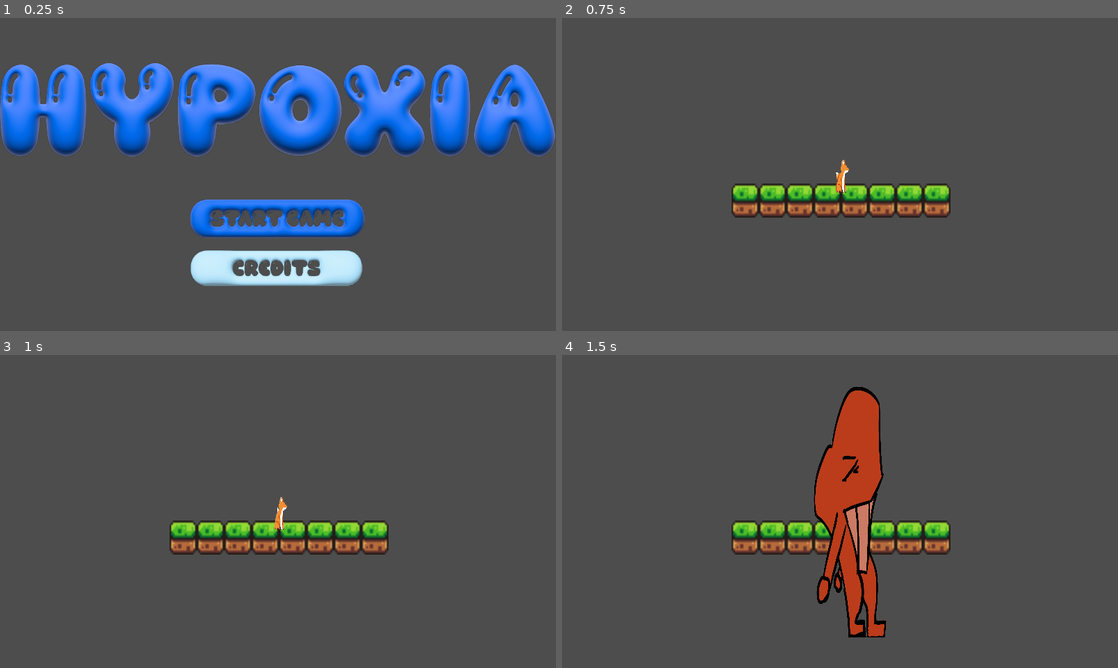
Above: before the commit, frames 1-4 (two rows, left to right).
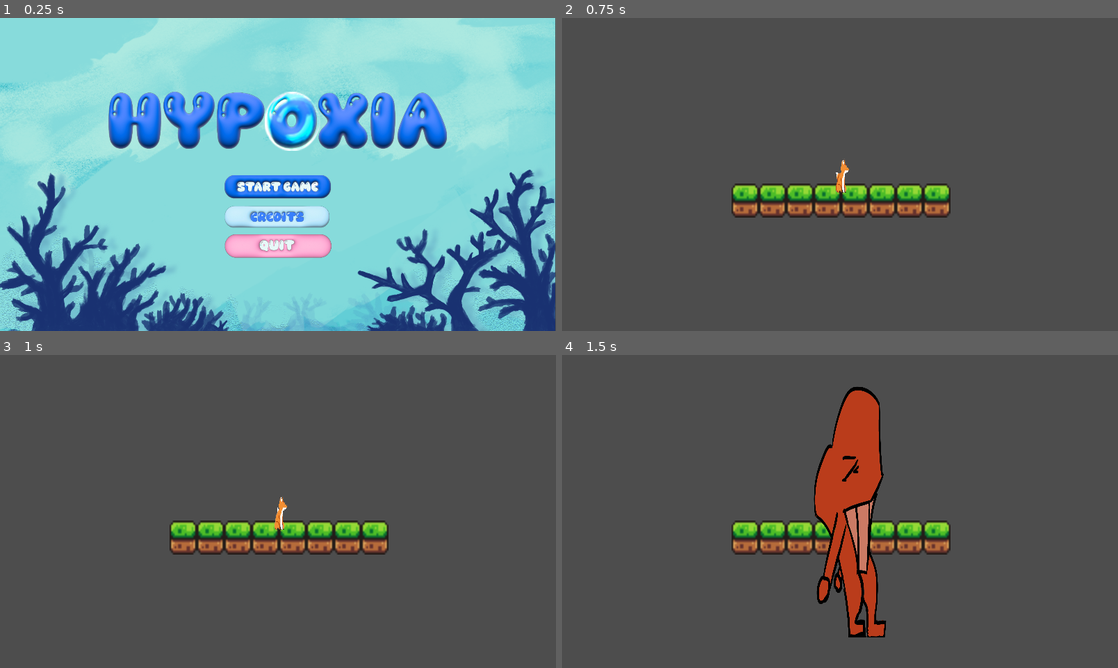
Above: after the commit, the same moments.

Repository: Tonevanda/hypoxia
Game: Godot game, scene res://scenes/titlescreen.tscn
Two runs of this game, one before a commit and one after it. Both use one fixed random seed, a clock stepped at 60 frames per second and the inputs below.
Inputs (mouse positions are in pixels of both pictures, inside the frame that each line leads up to; where the layout moved, square brackets give the same spot in the first picture):
- Up to frame 1 (0.25 s): no input
- Up to frame 2 (0.75 s): click (840, 187) [840, 218] at 0.5 s
- Up to frame 3 (1 s): no input
- Up to frame 4 (1.5 s): tap Enter at 1.25 s; hold Right (ui_right) from 1.28 s (still down); tap Space (attack) at 1.35 s

The runs differ from the first frame. In frame 1, 98% of the frame differs, in the area x 0-100%, y 0-100%; in frame 2, nothing differs; in frame 3, nothing differs; in frame 4, nothing differs.

Commit message:
added main menu

Diff:
--- a/scenes/titlescreen.tscn
+++ b/scenes/titlescreen.tscn
@@ -1,6 +1,6 @@
-[gd_scene load_steps=4 format=3 uid="uid://bvx76q0clb2ds"]
+[gd_scene load_steps=4 format=3 uid="uid://kuqkxecgc8ak"]
 
-[ext_resource type="Texture2D" uid="uid://01mdkbyy7y5t" path="res://assets/Hypoxia-main-menu.png" id="1_64qr6"]
+[ext_resource type="Texture2D" uid="uid://64aajxrx8omj" path="res://assets/main-menu.png" id="1_mcrnj"]
 [ext_resource type="Script" path="res://scripts/button.gd" id="2_fllxn"]
 [ext_resource type="Script" path="res://scripts/quit.gd" id="3_cdtud"]
 
@@ -14,29 +14,29 @@
 
 [node name="TextureRect" type="TextureRect" parent="Control"]
 layout_mode = 0
-offset_top = 155.0
-offset_right = 1170.0
-offset_bottom = 624.0
-scale = Vector2(1.63861, 1.64256)
-texture = ExtResource("1_64qr6")
+offset_top = 1.52588e-05
+offset_right = 1920.0
+offset_bottom = 1080.0
+scale = Vector2(0.999279, 1.00169)
+texture = ExtResource("1_mcrnj")
 
 [node name="StartGame" type="Button" parent="Control/TextureRect"]
 layout_mode = 0
-offset_left = 397.0
-offset_top = 287.0
-offset_right = 421.0
-offset_bottom = 298.0
+offset_left = 773.558
+offset_top = 540.089
+offset_right = 797.558
+offset_bottom = 551.089
 scale = Vector2(15.5515, 7.16525)
 flat = true
 script = ExtResource("2_fllxn")
 
 [node name="Quit" type="Button" parent="Control/TextureRect"]
 layout_mode = 0
-offset_left = 392.407
-offset_top = 382.331
-offset_right = 400.407
-offset_bottom = 390.331
-scale = Vector2(47.2689, 12.1265)
+offset_left = 774.0
+offset_top = 746.0
+offset_right = 783.0
+offset_bottom = 754.0
+scale = Vector2(38.7773, 9.94805)
 flat = true
 script = ExtResource("3_cdtud")
 
--- a/scripts/movement.gd
+++ b/scripts/movement.gd
@@ -16,8 +16,10 @@
 		animated_sprite.flip_h = true
 
 func _update_velocity() -> void:
-	if is_attacking:  # Don't update velocity while attacking
-		return
+	if is_attacking:
+		velocity.x = 0
+		velocity.y = 0
+
 	var h_direction := Input.get_axis("ui_left", "ui_right")
 	var v_direction := Input.get_axis("ui_up", "ui_down")
 	if h_direction:
@@ -59,9 +61,8 @@
 		if attack_time >= 0.65:
 			# Attack animation is finished, reset
 			is_attacking = false
-			_animate()
-	else:
-		_flipH()
-		_update_velocity()
+			#_animate()
+	_flipH()
+	_update_velocity()
 	_animate()
 	move_and_slide()
Binary file added: assets/main-menu.png
Not shown, added: assets/main-menu.png.import
